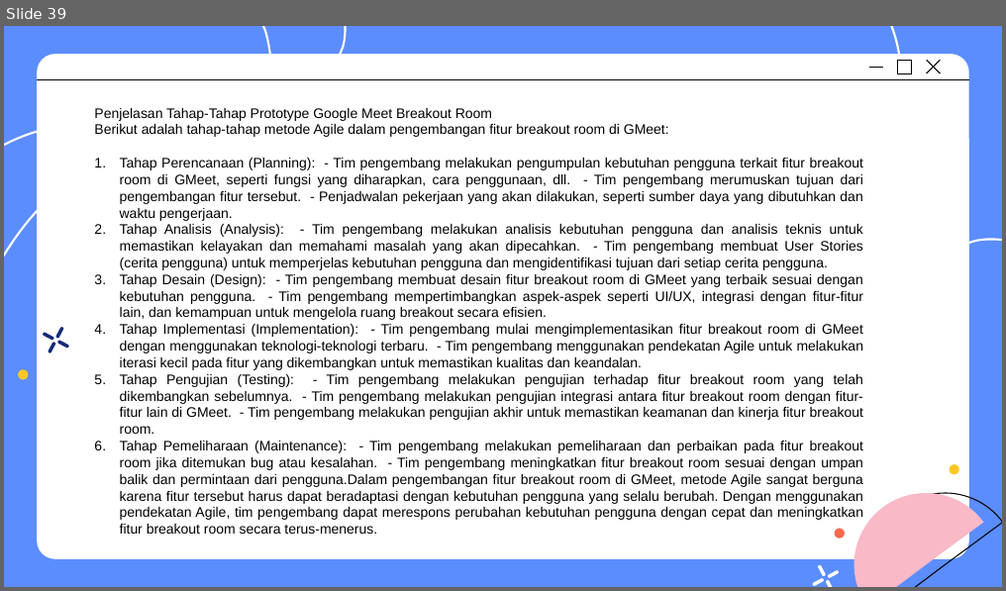
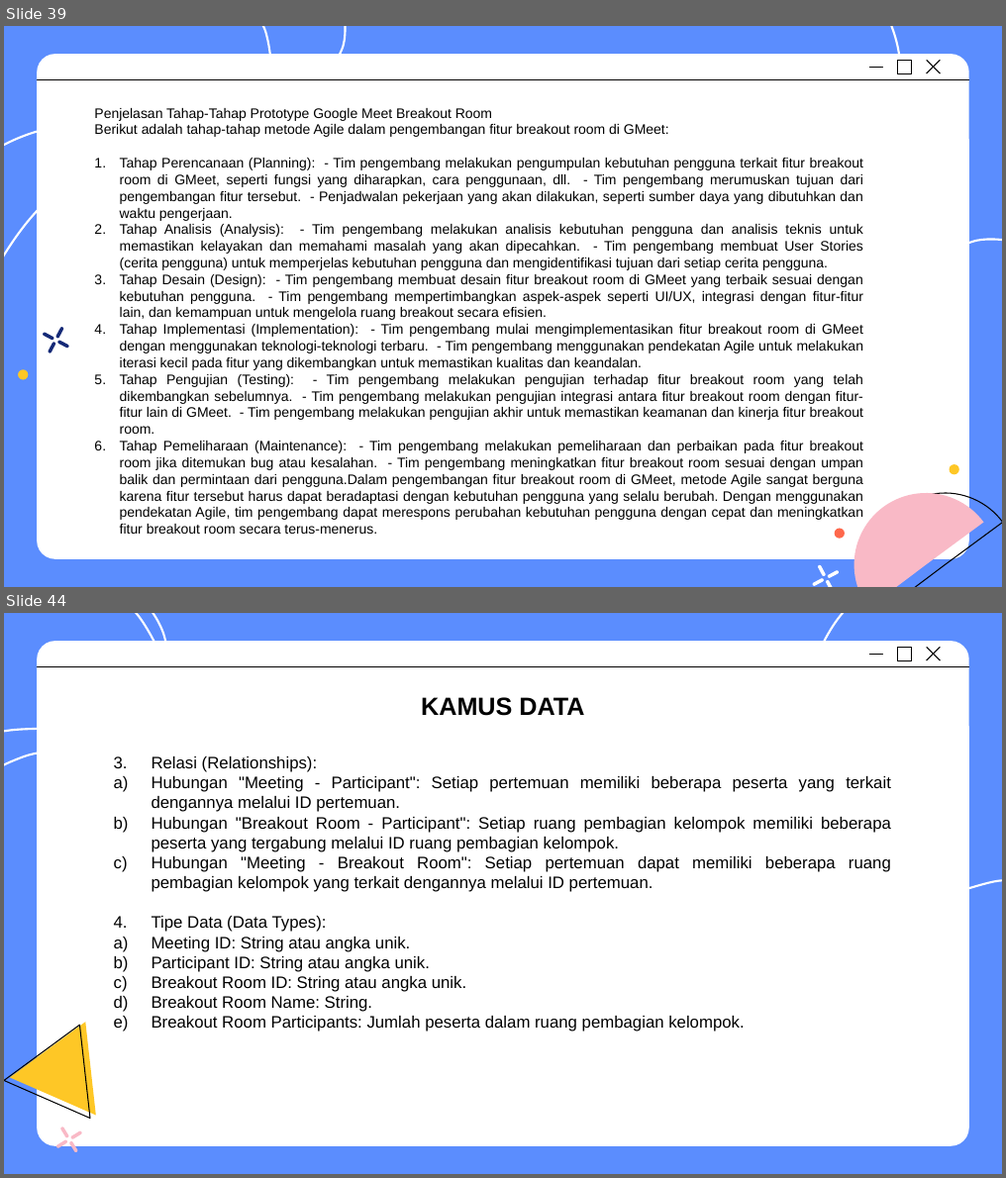
Before and after one commit to afikalg12/breakoutroom-GM-kel-8-RPL, a slide deck: Breakout Room GM KELOMPOK 8 RPL.pptx. Shown one above the other, each under a label of ours: slide 39 before the commit, slides 39 and 44 after it; the slides between them are not shown. The pictures are 1006x591 and 1006x1178 pixels, drawn with LibreOffice and Linux fonts; fonts in the diff are those of the drawing. Boxes give left, top, right and bottom in pixels: in the first picture for what was removed or moved away, otherwise in the second. Text is boxed around its words. In the diff, an @@ line names an element or a change of style, - is before the commit and + after.

```diff
--- a/Breakout Room GM KELOMPOK 8 RPL.pptx
+++ b/Breakout Room GM KELOMPOK 8 RPL.pptx
@@ slide 44 added at (4,613,1002,1174), background #5B8DFE; not listed: 6 template elements that a slide beside it also shows @@
@@ freeform shape added at (4,613,166,890), outline #FFFFFF 1.5 pt @@
@@ freeform shape added at (4,613,166,887), outline #FFFFFF 1.5 pt @@
@@ freeform shape added at (788,613,1002,928), outline #FFFFFF 1.5 pt @@
@@ text added at (421,697,584,716), 18 pt, text #000000, bold @@
+KAMUS DATA
@@ text added at (152,757,891,1032), 12 pt, text #000000 @@
+3. Relasi (Relationships):
+d) Hubungan "Meeting - Participant": Setiap pertemuan memiliki beberapa peserta yang terkait dengannya melalui ID pertemuan.
+e) Hubungan "Breakout Room - Participant": Setiap ruang pembagian kelompok memiliki beberapa peserta yang tergabung melalui ID ruang pembagian kelompok.
+f) Hubungan "Meeting - Breakout Room": Setiap pertemuan dapat memiliki beberapa ruang pembagian kelompok yang terkait dengannya melalui ID pertemuan.
+7. Tipe Data (Data Types):
+h) Meeting ID: String atau angka unik.
+i) Participant ID: String atau angka unik.
+j) Breakout Room ID: String atau angka unik.
+k) Breakout Room Name: String.
+l) Breakout Room Participants: Jumlah peserta dalam ruang pembagian kelompok.
@@ triangle added at (4,1006,122,1118), outline #010000 0.75 pt @@
@@ triangle added at (10,1003,129,1115), fill #FEC726 @@
@@ group added at (56,1127,81,1153): 4 rounded rectangles @@
```
Also in this commit, not shown: 1 slide changed, 4 other slides added.
